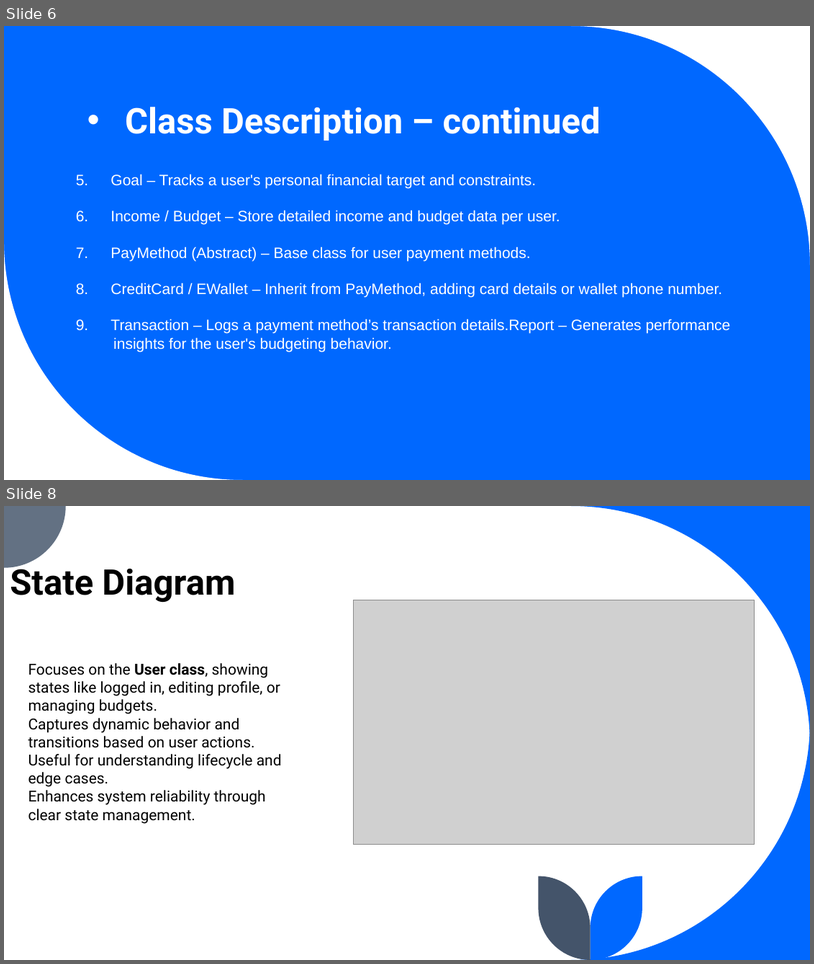
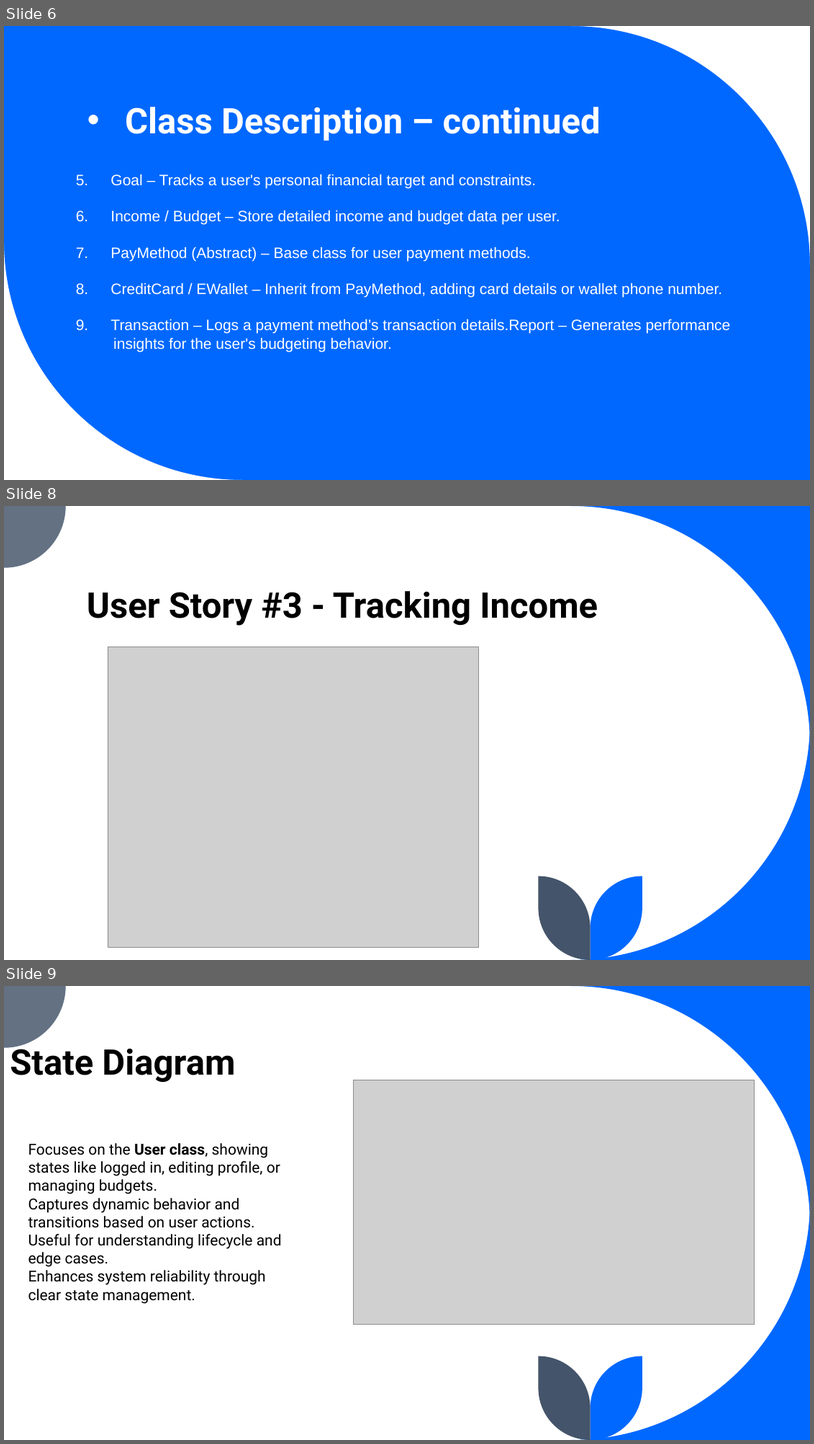
Before and after one commit to SamirSheriff/personal-Budgeting, a slide deck: SDS.pptx. Shown one above the other, each under a label of ours: slides 6 and 8 before the commit, slides 6, 8 and 9 after it; the slides between them are not shown. The pictures are 814x964 and 814x1444 pixels, drawn with LibreOffice and Linux fonts; fonts in the diff are those of the drawing; grey boxes stand for pictures. Boxes give left, top, right and bottom in pixels: in the first picture for what was removed or moved away, otherwise in the second. Text is boxed around its words. In the diff, an @@ line names an element or a change of style, - is before the commit and + after.

```diff
--- a/SDS.pptx
+++ b/SDS.pptx
@@ slide 8 added at (4,506,810,960), background #FFFFFF; not listed: 5 template elements that a slide beside it also shows @@
@@ title added at (87,591,598,626), 42 pt, text #000000, bold @@
+User Story #3 - Tracking Income
@@ picture added at (108,647,479,947) @@
@@ what was slide 8 is now slide 9 @@
```
Also in this commit, not shown: 1 slide changed, 3 other slides added, 1 slide removed, 1 other file.
